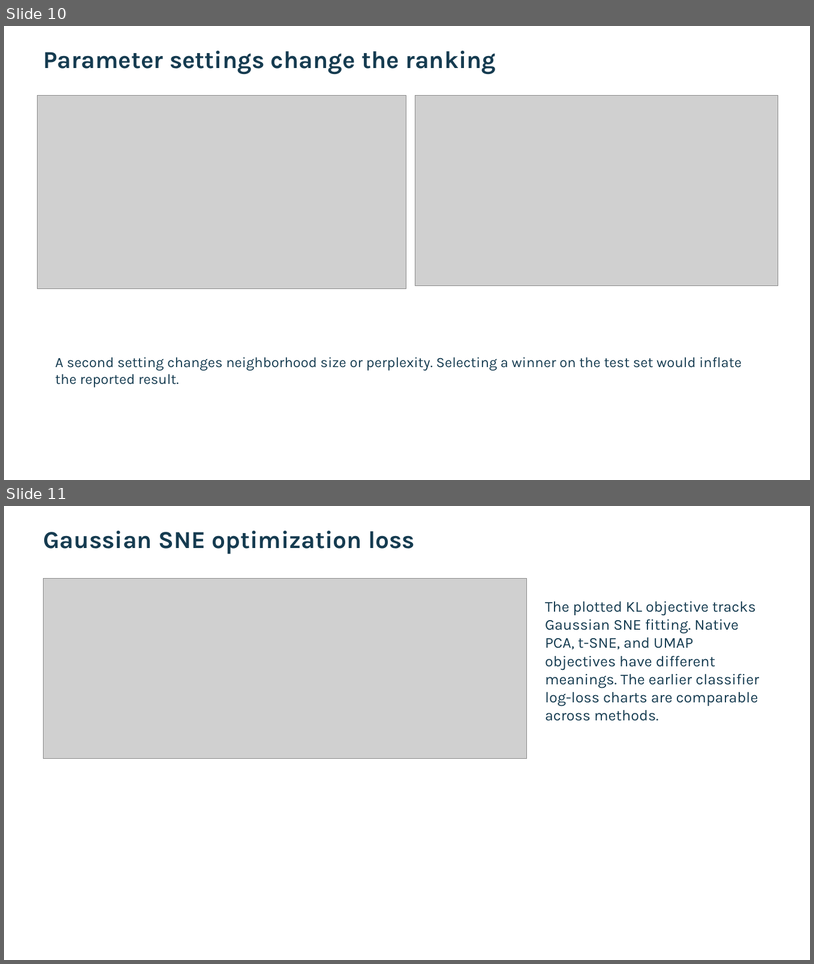
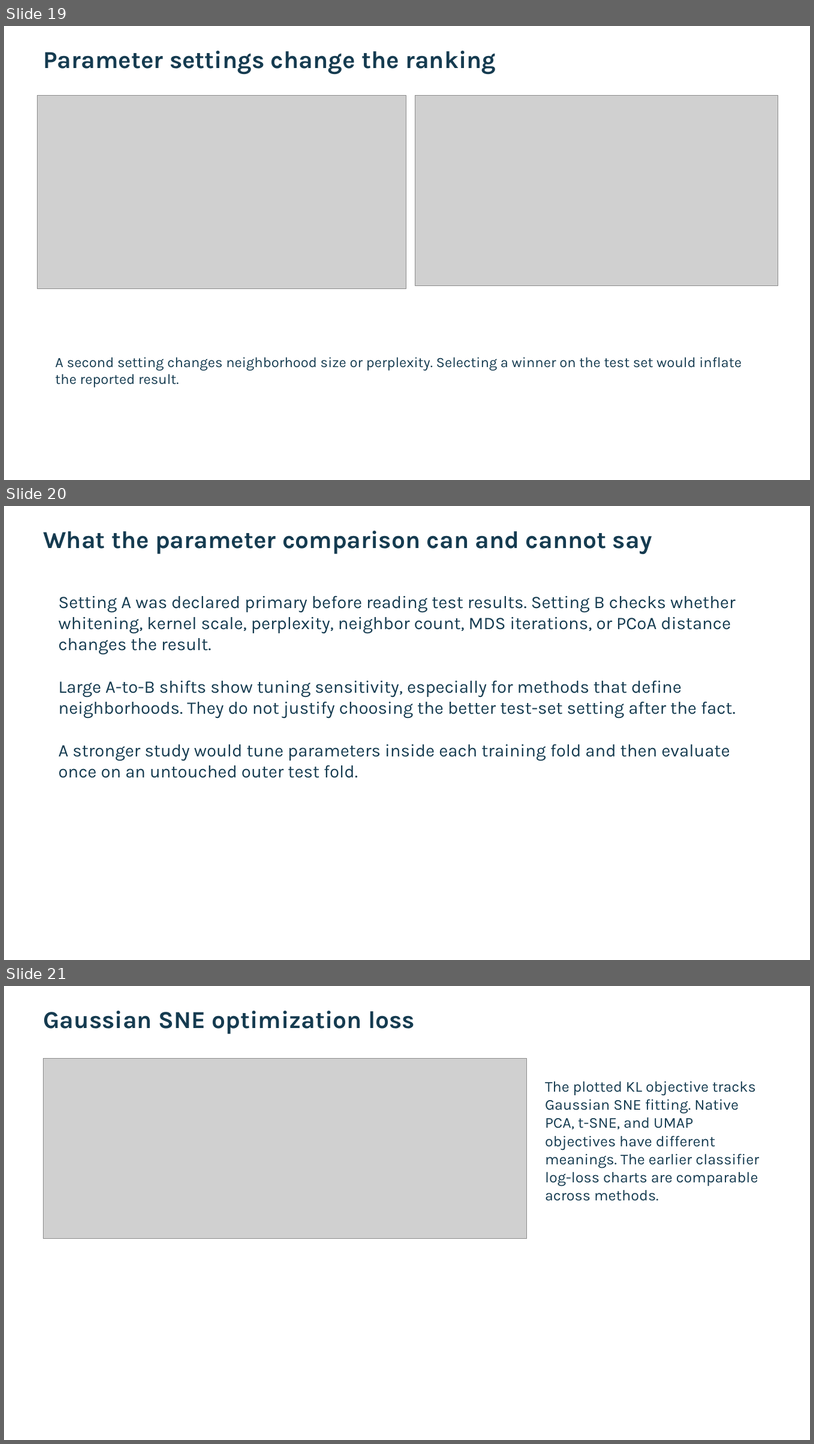
Before and after one commit to Gamila-Elfayoumi/comparing-classification-methods, a slide deck: deliverables/AML_presentation.pptx. Shown one above the other, each under a label of ours: slides 10 and 11 before the commit, slides 19, 20 and 21 after it. The pictures are 814x964 and 814x1444 pixels, drawn with LibreOffice and Linux fonts; fonts in the diff are those of the drawing; grey boxes stand for pictures. Boxes give left, top, right and bottom in pixels: in the first picture for what was removed or moved away, otherwise in the second. Text is boxed around its words. In the diff, an @@ line names an element or a change of style, - is before the commit and + after.

Commit message:
Expand method explanations and interpretation in research deliverables

```diff
--- a/deliverables/AML_presentation.pptx
+++ b/deliverables/AML_presentation.pptx
@@ slide 20 added at (x1=4, y1=506, x2=810, y2=960), background #FFFFFF @@
@@ text added at (x1=43, y1=531, x2=653, y2=554), 29 pt, text #153B50, bold @@
+What the parameter comparison can and cannot say
@@ text added at (x1=59, y1=595, x2=736, y2=778), 21 pt, text #153B50 @@
+Setting A was declared primary before reading test results. Setting B checks whether whitening, kernel scale, perplexity, neighbor count, MDS iterations, or PCoA distance changes the result.
+Large A-to-B shifts show tuning sensitivity, especially for methods that define neighborhoods. They do not justify choosing the better test-set setting after the fact.
+A stronger study would tune parameters inside each training fold and then evaluate once on an untouched outer test fold.
@@ what was slide 10 is now slide 19 @@
@@ what was slide 11 is now slide 21 @@
```
Also in this commit, not shown: 10 other slides added, 2 other files.
